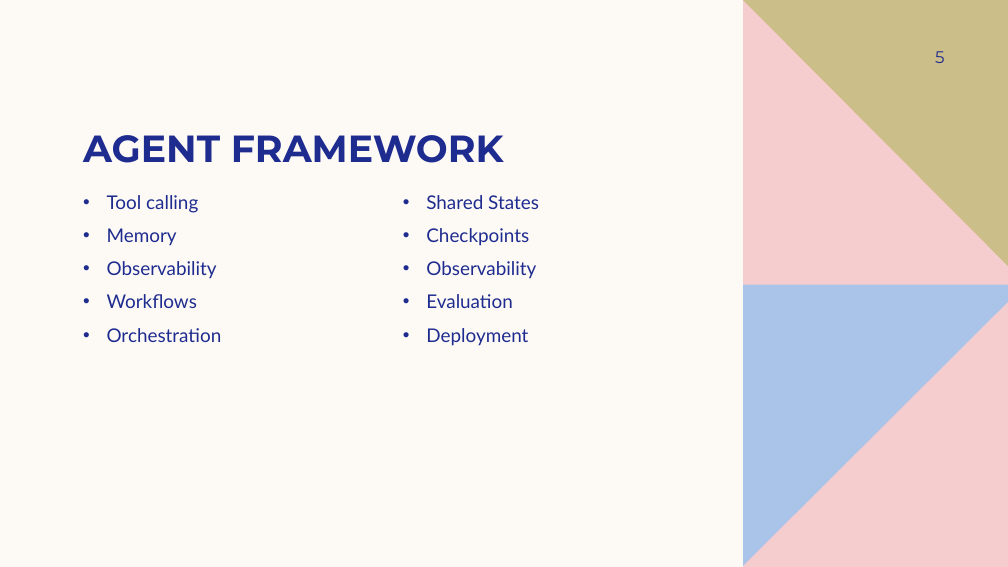
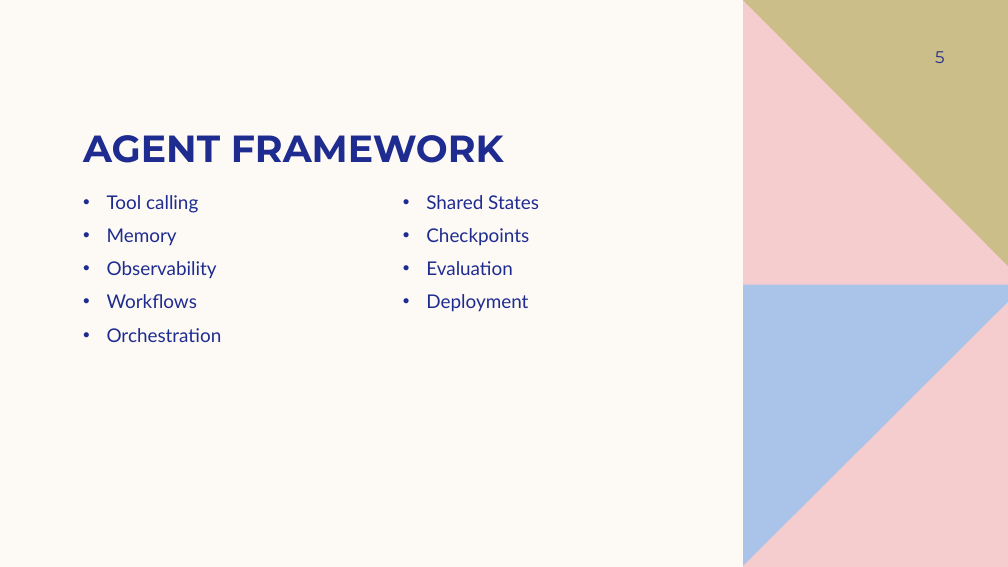
Before and after one commit to b1nch3f/msft-agent-framework-tutorials, a slide deck: slide 5 of slides/01-Introduction.pptx. Drawn at 1008x567 pixels with LibreOffice and Linux fonts; fonts in the diff are those of the drawing. Boxes give left, top, right and bottom in pixels: in the first picture for what was removed or moved away, otherwise in the second. Text is boxed around its words. In the diff, an @@ line names an element or a change of style, - is before the commit and + after.

```diff
--- a/slides/01-Introduction.pptx
+++ b/slides/01-Introduction.pptx
@@ text at (426, 261, 536, 279): paragraph removed @@
-  • Observability
```
Also in this commit, not shown: 12 other files.
